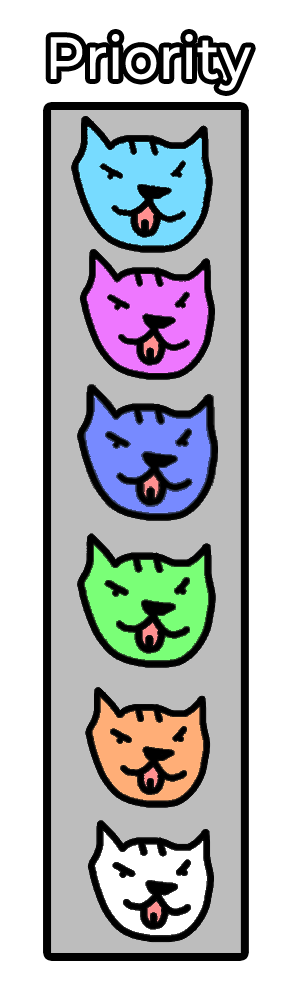
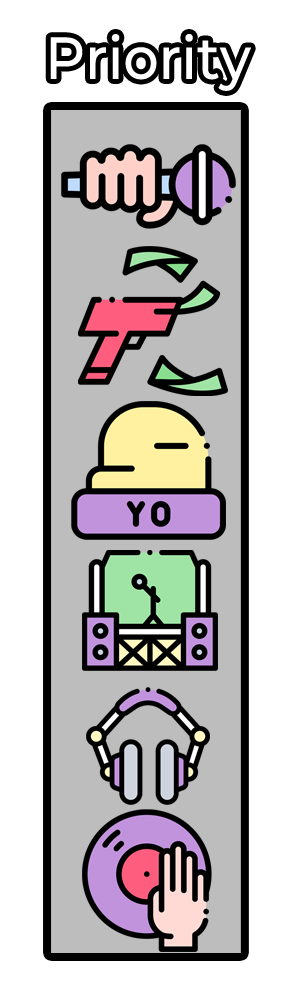
Revision of a layered 300 × 995 image; what changed, layer by layer:
added group "hiphop" with 6 layers above "winner" over [61,144,236,952]
added layer "Layer 38" in group "hiphop" over [61,144,236,229]
added layer "Layer 37" in group "hiphop" over [78,246,228,396]
added layer "Layer 36" in group "hiphop" over [71,401,226,540]
added layer "Layer 35" in group "hiphop" over [82,550,218,671]
added layer "Layer 34" in group "hiphop" over [86,687,210,805]
added layer "Layer 33" in group "hiphop" over [82,809,212,952]
hid group "dog" (1st of 7) (6 layers) over [71,116,218,942]
